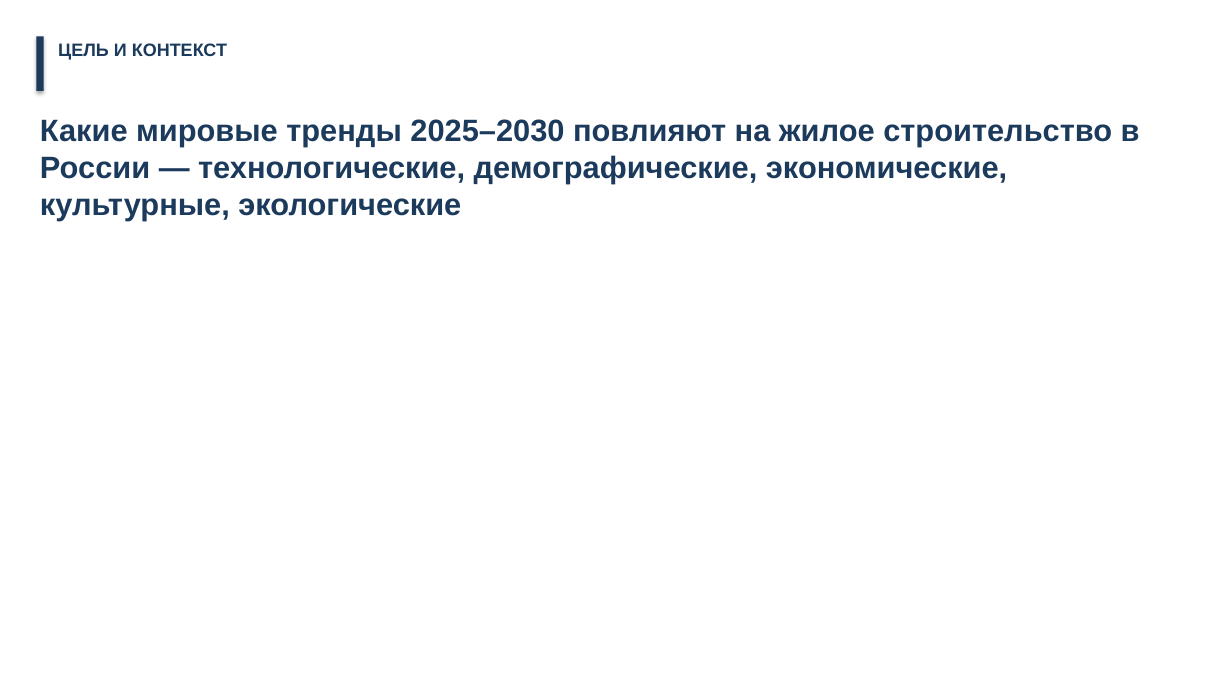
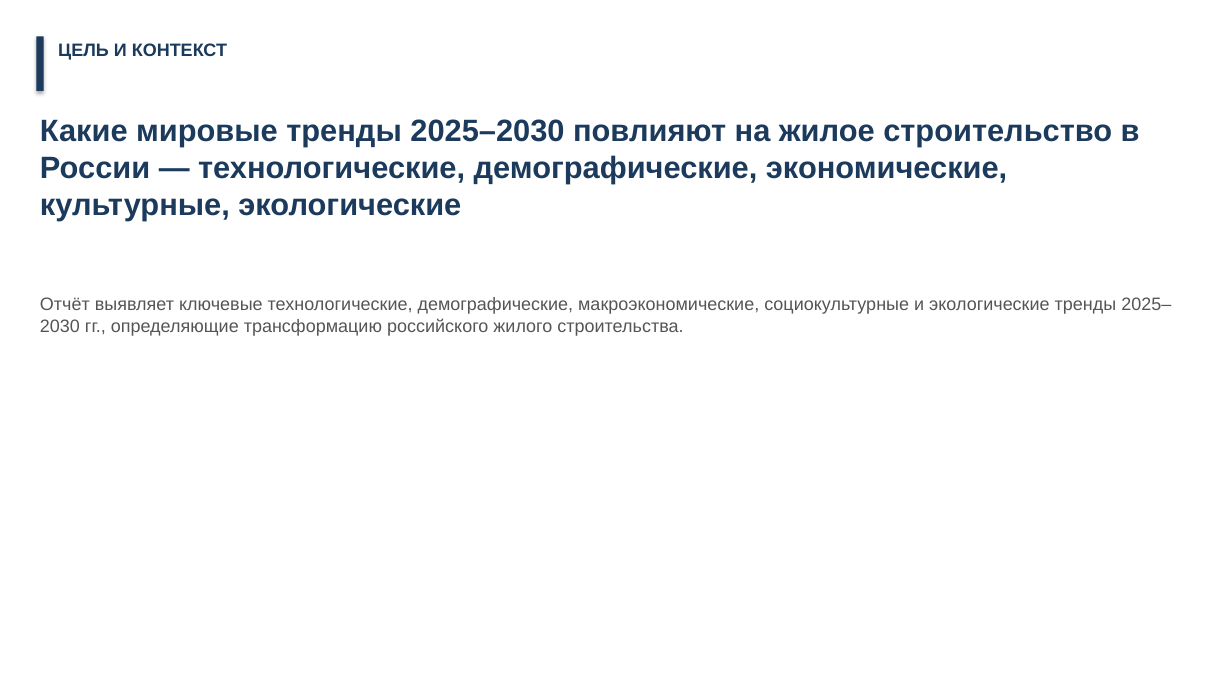
Before and after one commit to druzhkin/smart-report, a slide deck: slide 2 of reports/20260415-world-trends-housing.pptx. Drawn at 1232x693 pixels with LibreOffice and Linux fonts; fonts in the diff are those of the drawing. Boxes give left, top, right and bottom in pixels: in the first picture for what was removed or moved away, otherwise in the second. Text is boxed around its words. In the diff, an @@ line names an element or a change of style, - is before the commit and + after.

```diff
--- a/reports/20260415-world-trends-housing.pptx
+++ b/reports/20260415-world-trends-housing.pptx
@@ text added at bbox=[40, 297, 1171, 336], 14 pt, text #555555 @@
+Отчёт выявляет ключевые технологические, демографические, макроэкономические, социокультурные и экологические тренды 2025–2030 гг., определяющие трансформацию российского жилого строительства.
```
Also in this commit, not shown: 2 other slides changed, 9 slides added, 1 slide removed, 9 other files.
